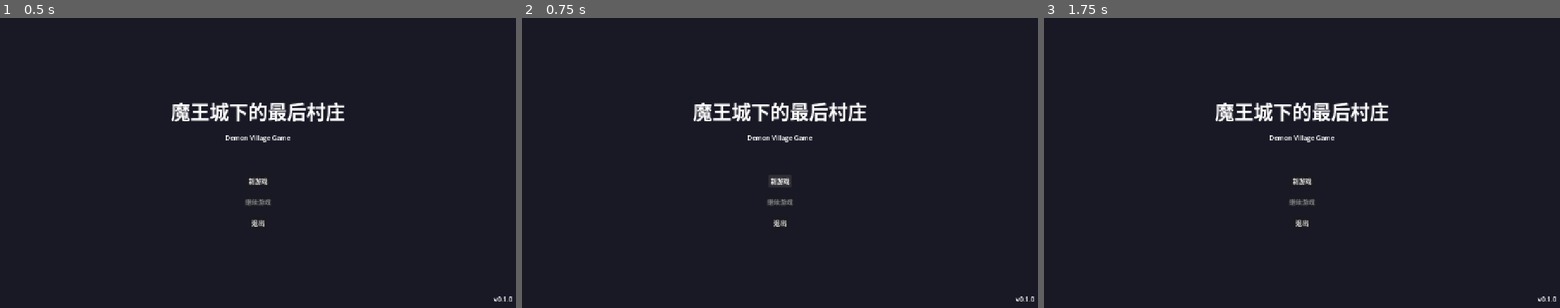
Above: before the commit, frames 1-3 (left to right).
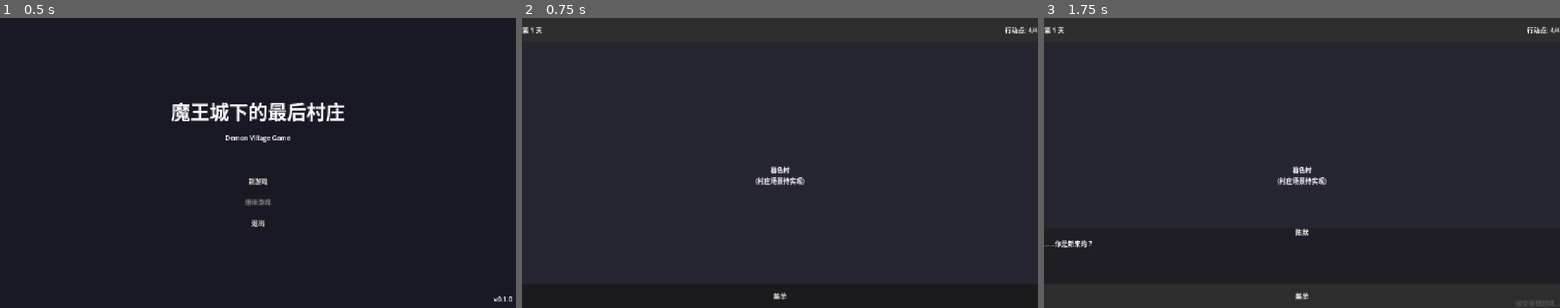
Above: after the commit, the same moments.

Repository: JCVBoss/demon_village_game
Game: Godot game, scene res://scenes/Main.tscn
Same seed, same stepped clock (60 frames per second), same inputs: the game is played once before the commit and once after it.
Inputs (mouse positions are in pixels of both pictures, inside the frame that each line leads up to):
- Up to frame 1 (0.5 s): no input
- Up to frame 2 (0.75 s): click "新游戏" at 0.5 s
- Up to frame 3 (1.75 s): click (1302, 296) at 1.25 s, where only the run after the commit has a clickable "菜单"

Frame 1 is identical in both runs. In frame 2, 2.1% of the frame differs, in the area x 0-100%, y 0-98%; in frame 3, 2.4%, in the area x 0-100%, y 0-100%.
Error before the commit: Parse Error: Class "GameManager" hides an autoload singleton. (res://scripts/core/GameManager.gd:3)

Commit message:
修复 autoload 单例脚本错误
- 移除 autoload 脚本中的 class_name 声明
- Godot autoload 单例不需要 class_name，会自动注册为全局变量

Co-authored-by: Claude <noreply@anthropic.com>

Diff:
--- a/code/project.godot
+++ b/code/project.godot
@@ -44,6 +44,16 @@
 "events": [Object(InputEventKey,"resource_local_to_scene":false,"resource_name":"","device":0,"window_id":0,"alt_presse …(194 unchanged characters)…
 ]
 }
+ui_left={
+"deadzone": 0.5,
+"events": [Object(InputEventKey,"resource_local_to_scene":false,"resource_name":"","device":0,"window_id":0,"alt_pressed":false,"shift_pressed":false,"ctrl_pressed":false,"meta_pressed":false,"pressed":false,"keycode":4194319,"physical_keycode":0,"key_label":0,"unicode":0,"location":0,"echo":false,"script":null)
+]
+}
+ui_right={
+"deadzone": 0.5,
+"events": [Object(InputEventKey,"resource_local_to_scene":false,"resource_name":"","device":0,"window_id":0,"alt_pressed":false,"shift_pressed":false,"ctrl_pressed":false,"meta_pressed":false,"pressed":false,"keycode":4194321,"physical_keycode":0,"key_label":0,"unicode":0,"location":0,"echo":false,"script":null)
+]
+}
 ui_up={
 "deadzone": 0.5,
 "events": [Object(InputEventKey,"resource_local_to_scene":false,"resource_name":"","device":0,"window_id":0,"alt_presse …(194 unchanged characters)…
@@ -54,22 +64,8 @@
 "events": [Object(InputEventKey,"resource_local_to_scene":false,"resource_name":"","device":0,"window_id":0,"alt_presse …(194 unchanged characters)…
 ]
 }
-ui_left={
-"deadzone": 0.5,
-"events": [Object(InputEventKey,"resource_local_to_scene":false,"resource_name":"","device":0,"window_id":0,"alt_pressed":false,"shift_pressed":false,"ctrl_pressed":false,"meta_pressed":false,"pressed":false,"keycode":4194319,"physical_keycode":0,"key_label":0,"unicode":0,"location":0,"echo":false,"script":null)
-]
-}
-ui_right={
-"deadzone": 0.5,
-"events": [Object(InputEventKey,"resource_local_to_scene":false,"resource_name":"","device":0,"window_id":0,"alt_pressed":false,"shift_pressed":false,"ctrl_pressed":false,"meta_pressed":false,"pressed":false,"keycode":4194321,"physical_keycode":0,"key_label":0,"unicode":0,"location":0,"echo":false,"script":null)
-]
-}
 interact={
 "deadzone": 0.5,
 "events": [Object(InputEventKey,"resource_local_to_scene":false,"resource_name":"","device":0,"window_id":0,"alt_presse …(191 unchanged characters)…
 ]
 }
-
-[rendering]
-
-renderer/rendering_method="forward_plus"
--- a/code/scripts/core/DialogueManager.gd
+++ b/code/scripts/core/DialogueManager.gd
@@ -1,6 +1,5 @@
 ## Dialogue Manager - 对话管理器
 ## 负责处理玩家与村民的对话系统
-class_name DialogueManager
 extends Node
 
 # ==================== 信号 ====================
--- a/code/scripts/core/EventManager.gd
+++ b/code/scripts/core/EventManager.gd
@@ -1,6 +1,5 @@
 ## Event Manager - 事件管理器
 ## 负责管理游戏事件、触发条件和情报传播
-class_name EventManager
 extends Node
 
 # ==================== 信号 ====================
--- a/code/scripts/core/GameManager.gd
+++ b/code/scripts/core/GameManager.gd
@@ -1,6 +1,5 @@
 ## Game Manager - 游戏全局管理器
 ## 负责游戏状态、存档、场景切换等核心功能
-class_name GameManager
 extends Node
 
 # ==================== 信号 ====================
--- a/code/scripts/core/TrustManager.gd
+++ b/code/scripts/core/TrustManager.gd
@@ -1,6 +1,5 @@
 ## Trust Manager - 信任系统管理器
 ## 负责管理玩家与村民之间的信任关系
-class_name TrustManager
 extends Node
 
 # ==================== 信号 ====================
